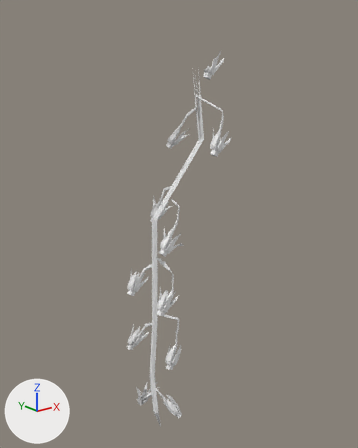
What one commit did to the OBJ model meshes/env/plants/v8_rachis0.obj.
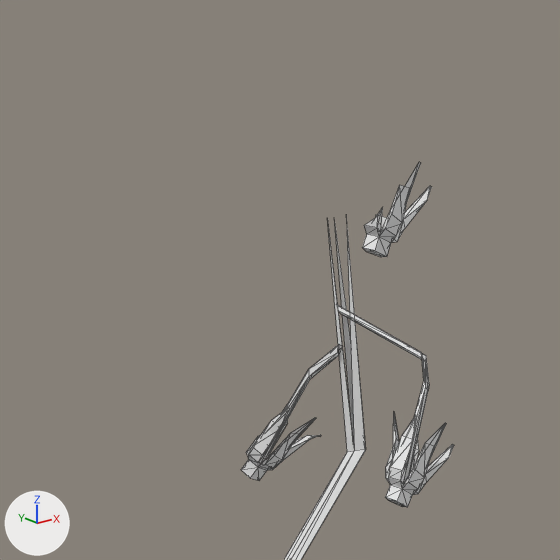
Each version is shown whole from a 50 mm lens placed at (-0.15, -0.265, 0.091), pointed at (0.036, -0.033, -0.002), then close up on the part from 25% to 74% of the width and 0% to 39% of the height. Every picture has the same lights, and +X, +Y and +Z are marked at lower left. The older version's two pictures come first. The close-ups show mesh edges as thin lines. Where no turn or scale is listed for an object, it has been applied to the vertices. Vertices at exactly the same position are counted once.

Names of what the first close-up shows: 'v8_rachis0'.
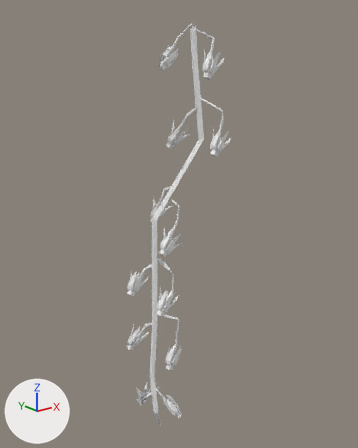
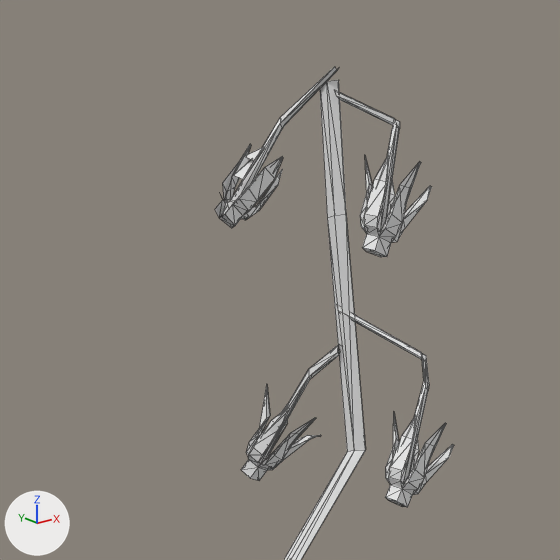
Boxes (x1, y1, x2, y2) around the edits, measured in the close-ups (560 x 560 px):
'v8_rachis0', reshaped
    before: (241, 162, 454, 560)
    after: (215, 67, 454, 560)
part 1 of me_v8_rachis0, added
    after: (215, 67, 339, 228)
part 2 of me_v8_rachis0, built on
    before: (275, 162, 421, 442)
    after: (234, 80, 421, 451)

What changed in the scene script:
```text
Change me_v8_rachis0:
    used by ob_v8_rachis0; location = (0.0, 0.0, 0.0)
    remove me_v8_rachis0.from_pydata(...)  # 1086 vertices, 2058 faces; spans x 0.003..0.061, y -0.058..-0.013, z -0.145..0.101
    add me_v8_rachis0.from_pydata(...)  # 1231 vertices, 2345 faces; spans x 0.003..0.061, y -0.058..-0.013, z -0.145..0.118
    me_v8_rachis0 part 1: a new loose piece of 81 vertices spanning x 0.033..0.052, y -0.029..-0.013, z 0.09..0.118
    me_v8_rachis0 part 2
    4 faces are deleted
    59 vertices are added at x 0.037..0.054, y -0.053..-0.016, z 0.051..0.116
    5 new vertices lie (0.001, 0.001, 0.004) away from vertices in x 0.041..0.044, y -0.052..-0.047, z 0.093..0.098
    148 new faces join them
```
